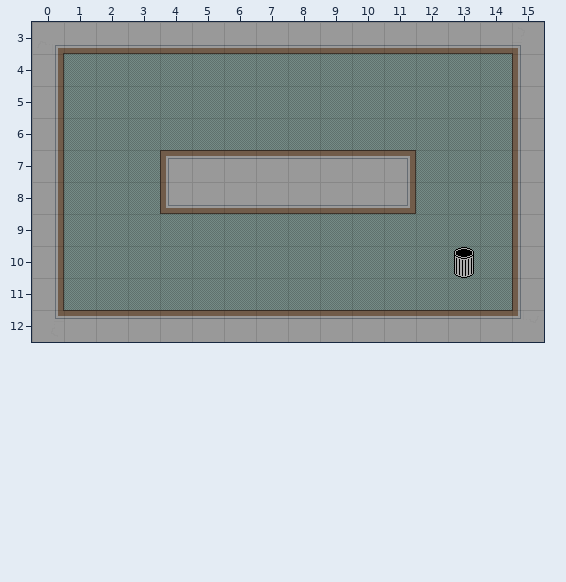
One commit to this Tiled map: core/assets/Maps/Official Maps/mechanicmap.tmx. The picture above is the old version.
Cells are 32x32 px. Shown: x 0..15, y 3..12.
After:
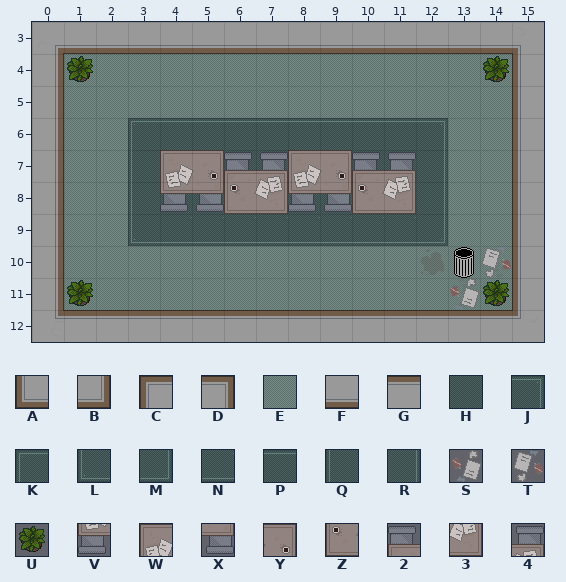
Key: from "oltile": A 4, B 5, C 6, D 7, E 16, F 17, G 20; from "rugs": H 0, J 1, K 2, L 3, M 4, N 5, P 6, Q 7, R 8, S 28, T 29, U 30, V 31, W 32, X 33, Y 34, Z 35, 2 36, 3 37, 4 38.
_ is an empty cell, # one hidden under a higher layer.
Changes in this commit:
Layer "Tile Layer 1":
y 6: x 3..12 EEEEEEEEEE -> KPPPPPPPPJ
y 7: x 3 E -> Q; x 6..7 ## -> HH; x 10..12 ##E -> HHR
y 8: x 3..5 E## -> QHH; x 8..9 ## -> HH; x 12 E -> R
y 9: x 3..12 EEEEEEEEEE -> LNNNNNNNNM
Layer "Tile Layer 2":
y 4: x 1 _ -> U; x 14 _ -> U
y 7: x 4..11 CGGGGGGD -> WY24WY24
y 8: x 4..11 AFFFFFFB -> VXZ3VXZ3
y 10: x 14 _ -> T
y 11: x 1 _ -> U; x 13..14 __ -> SU
